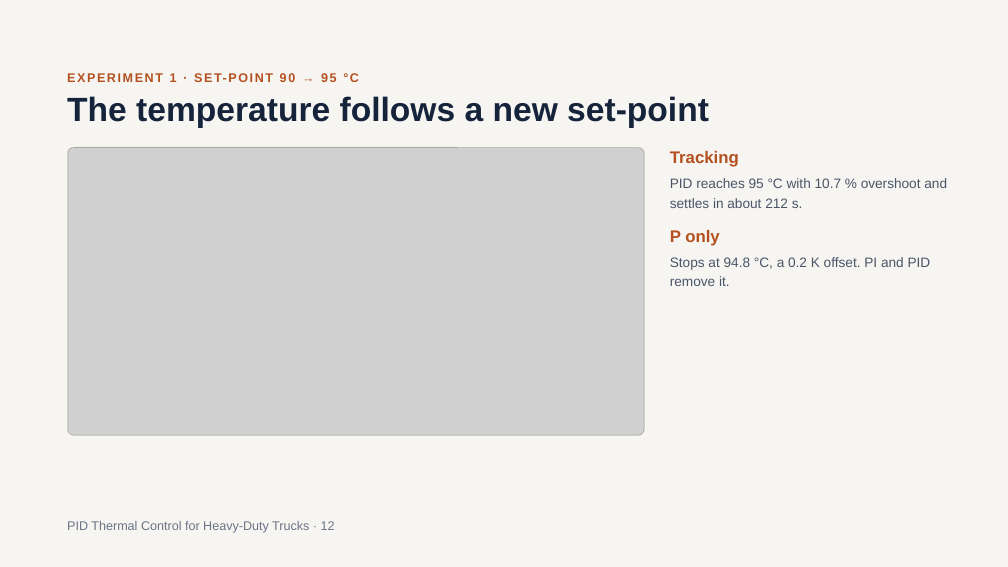
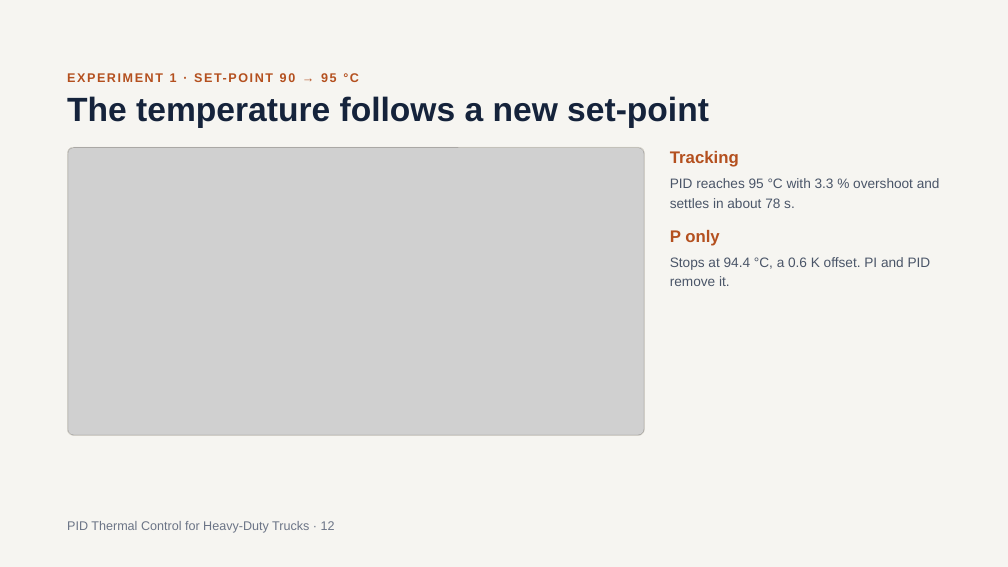
Before and after one commit to SushanthBibi/PID-Cooling-matlab, a slide deck: slide 12 of PID_Thermal_Control_for_Heavy-Duty_Trucks_v2.pptx. Drawn at 1008x567 pixels with LibreOffice and Linux fonts; fonts in the diff are those of the drawing; grey boxes stand for pictures. Boxes give left, top, right and bottom in pixels: in the first picture for what was removed or moved away, otherwise in the second. Text is boxed around its words. In the diff, an @@ line names an element or a change of style, - is before the commit and + after.

```diff
--- a/PID_Thermal_Control_for_Heavy-Duty_Trucks_v2.pptx
+++ b/PID_Thermal_Control_for_Heavy-Duty_Trucks_v2.pptx
@@ text at box(670, 178, 940, 208): text changed @@
-PID reaches 95 °C with 10.7 % overshoot and settles in about 212 s.
+PID reaches 95 °C with 3.3 % overshoot and settles in about 78 s.
@@ text at box(670, 257, 931, 286): text changed @@
-Stops at 94.8 °C, a 0.2 K offset. PI and PID remove it.
+Stops at 94.4 °C, a 0.6 K offset. PI and PID remove it.
```
Also in this commit, not shown: 8 other slides changed.
